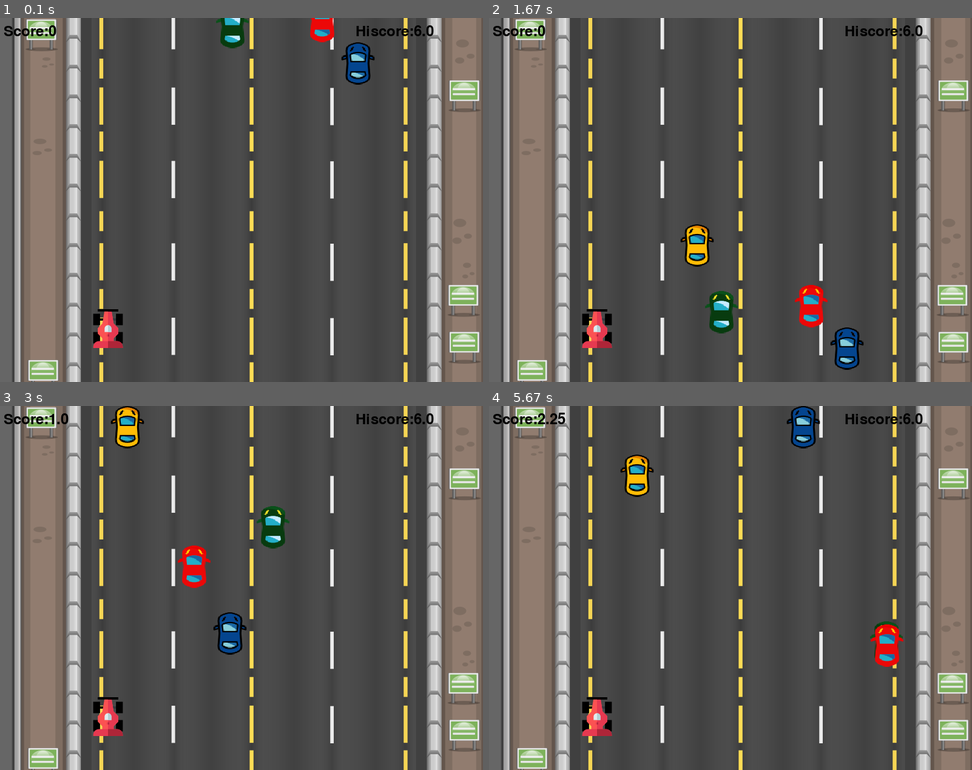
Above: before the commit, frames 1-4 (two rows, left to right).
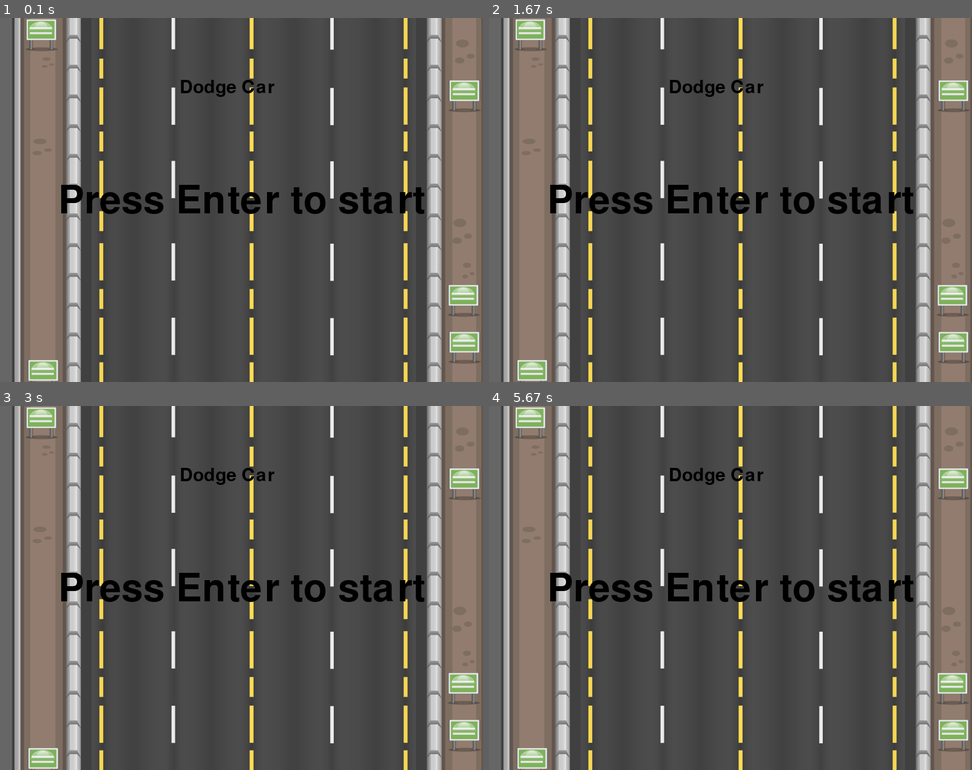
Above: after the commit, the same moments.

Repository: Abhimanyu-Mehta/Dodge_Car_Game_Pygame
Game: pygame game, started from Dodge_Car.py
Two runs of this game, one before a commit and one after it. Both use one fixed random seed, a clock stepped at 60 frames per second and the inputs below.
Inputs:
- Up to frame 1 (0.1 s): no input
- Up to frame 2 (1.67 s): tap Space at 0.33 s
- Up to frame 3 (3 s): no input
- Up to frame 4 (5.67 s): no input

The runs differ from the first frame. In frame 1, 4.8% of the frame differs, in the area x 0-90%, y 0-91%; in frame 2, 5.8%, in the area x 0-90%, y 2-97%; in frame 3, 5.7%; in frame 4, 5.3%.

Commit message:
Update Dodge_Car.py

Diff:
--- a/Dodge_Car.py
+++ b/Dodge_Car.py
@@ -17,7 +17,7 @@
     mixer.music.load('background_music.wav')
     mixer.music.play(-1)
 
-    car = pygame.image.load('car (1).png')
+    car = pygame.image.load('car.png')
     carX = 336
     carY = 480
     carX_change = 0
@@ -225,4 +225,48 @@
         pygame.display.update()
 
 
-game_loop()
+pygame.init()
+
+screen = pygame.display.set_mode((800, 600))
+
+background = pygame.image.load('road_background.png')
+
+icon = pygame.image.load('car_logo.png')
+pygame.display.set_icon(icon)
+
+mixer.music.load('background_music.wav')
+mixer.music.play(-1)
+
+game_start = pygame.font.Font('freesansbold.ttf', 64)
+fontX = 100
+fontY = 270
+
+
+def print_game_start():
+    game_start_ = game_start.render("Press Enter to start", True, (0, 0, 0))
+    screen.blit(game_start_, (fontX, fontY))
+
+
+game_name = pygame.font.Font('font.ttf', 45)
+game_name_fontX = 300
+game_name_fontY = 100
+
+
+def print_game_name():
+    game_name_ = game_name.render("Dodge Car", True, (0, 0, 0))
+    screen.blit(game_name_, (game_name_fontX, game_name_fontY))
+
+
+running = True
+
+while running:
+    screen.blit(background, (0, 0))
+    print_game_name()
+    print_game_start()
+    for event in pygame.event.get():
+        if event.type == pygame.QUIT:
+            running = False
+        elif event.type == pygame.KEYDOWN:
+            if event.key == pygame.K_RETURN:
+                game_loop()
+    pygame.display.update()
